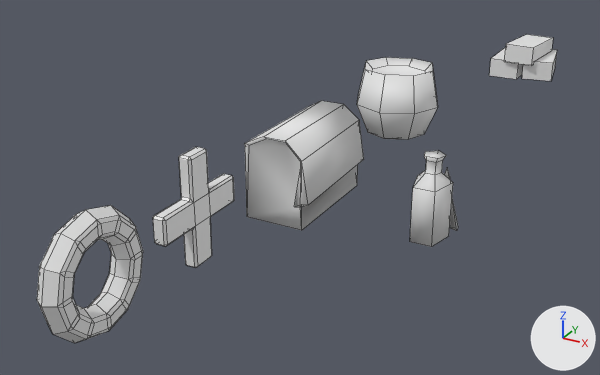
Renders of the Blender file Assets/Models/Items.blend from each side of a commit.
Both versions are drawn from a camera (50 mm lens) standing at (30.1, -40.4, 23.4) and looking at (-0.2, 14.7, -4.2). The lights are fixed; the arrows at lower right show +X, +Y and +Z. Mesh edges are drawn as thin lines.

Names of what the first picture shows: 'Cross', 'Donut', 'HealthKitMed', 'HealthKitSmall', 'MoneyBag', 'MoneyPile'.
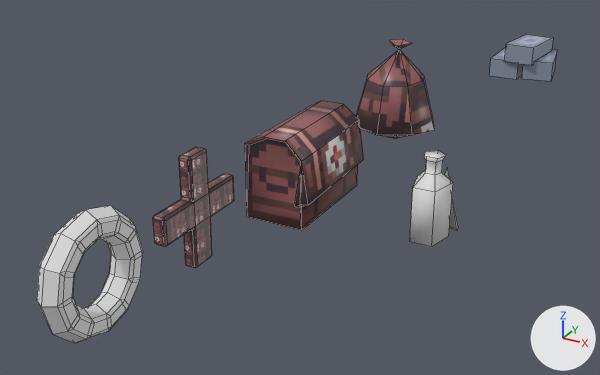
What differs and where, as boxes (x1, y1, x2, y2) in the pictures (600 x 375 px):
'HealthKitMed', surface changed, recoloured (grey to brown): (245, 101, 364, 230) in both
'MoneyBag', surface changed, reshaped (20% taller): before (357, 57, 438, 140); after (356, 39, 434, 139)
'Cross', surface changed: (153, 147, 234, 268) in both
'MoneyPile', recoloured: (489, 34, 557, 81) in both

Edits to the bpy script that builds the scene:
```text
Add img_moneypileuv_png:
    img_moneypileuv_png = load_image('MoneyPileUV.png', 'MoneyPileUV.png', 32, 32, 'sRGB')
Add img_healthkitmed_png:
    img_healthkitmed_png = load_image('HealthKitMed.png', 'HealthKitMed.png', 32, 32, 'sRGB')
Change mat_material:
    remove mat_material.base_color = (0.8, 0.8, 0.8)  # white #e7e7e7
    add mat_material.texture = img_healthkitmed_png
Add mat_material_001:
    mat_material_001 = principled_material('Material.001')
    mat_material_001.texture = img_moneypileuv_png
Change me_cube_001:
    where me_cube_001.from_pydata(...)  # 38 vertices, 38 faces; spans x -3.21..3.12, y -4.11..2.98, z -5.26..5.24
    add me_cube_001.materials.append(mat_material)  # picture img_healthkitmed_png
Change me_sphere:
    used by ob_moneybag; location = (1.63, 30.52, -0.9)
    remove me_sphere.from_pydata(...)  # 33 vertices, 33 faces; spans x -4.08..4.08, y -4.08..4.08, z -3.81..3.49
    add me_sphere.from_pydata(...)  # 22 vertices, 28 faces; spans x -4.35..3.83, y -4.06..4.02, z -3.83..5.73
    me_sphere part 1: the whole mesh is rebuilt
    add me_sphere.materials.append(mat_material)  # picture img_healthkitmed_png
Change me_cube_008:
    where me_cube_008.from_pydata(...)  # 34 vertices, 19 faces; spans x -3.68..3.41, y -2.76..0.96, z -3.88..3.0
    add me_cube_008.materials.append(mat_material_001)  # picture img_moneypileuv_png
```
